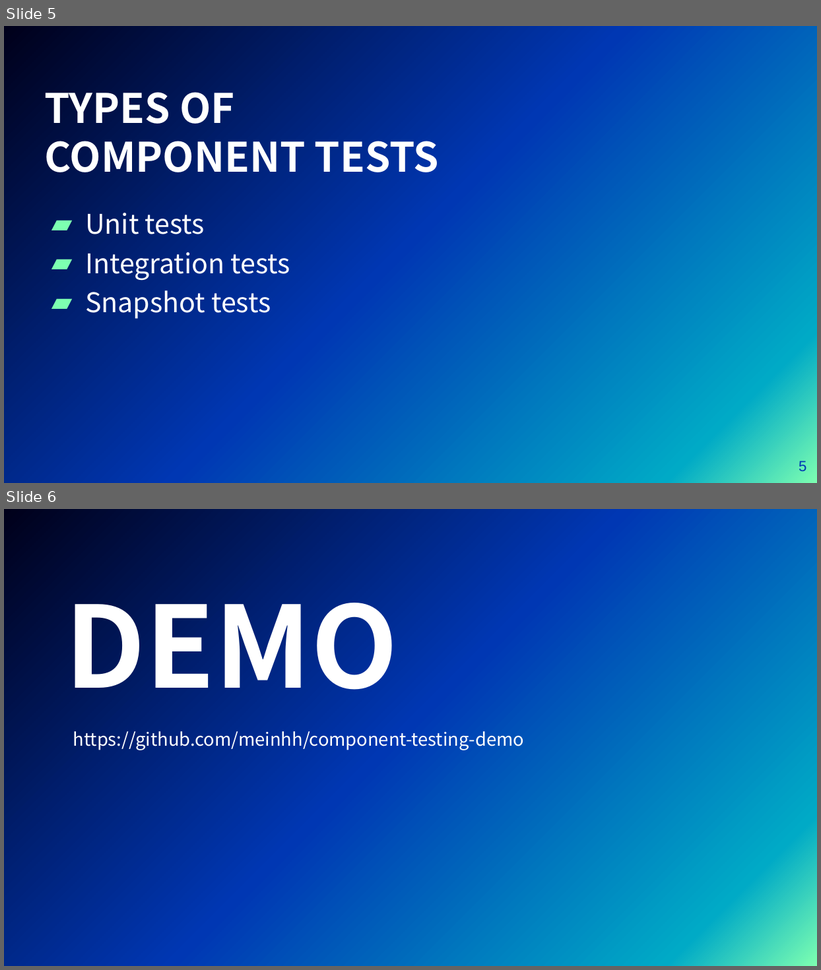
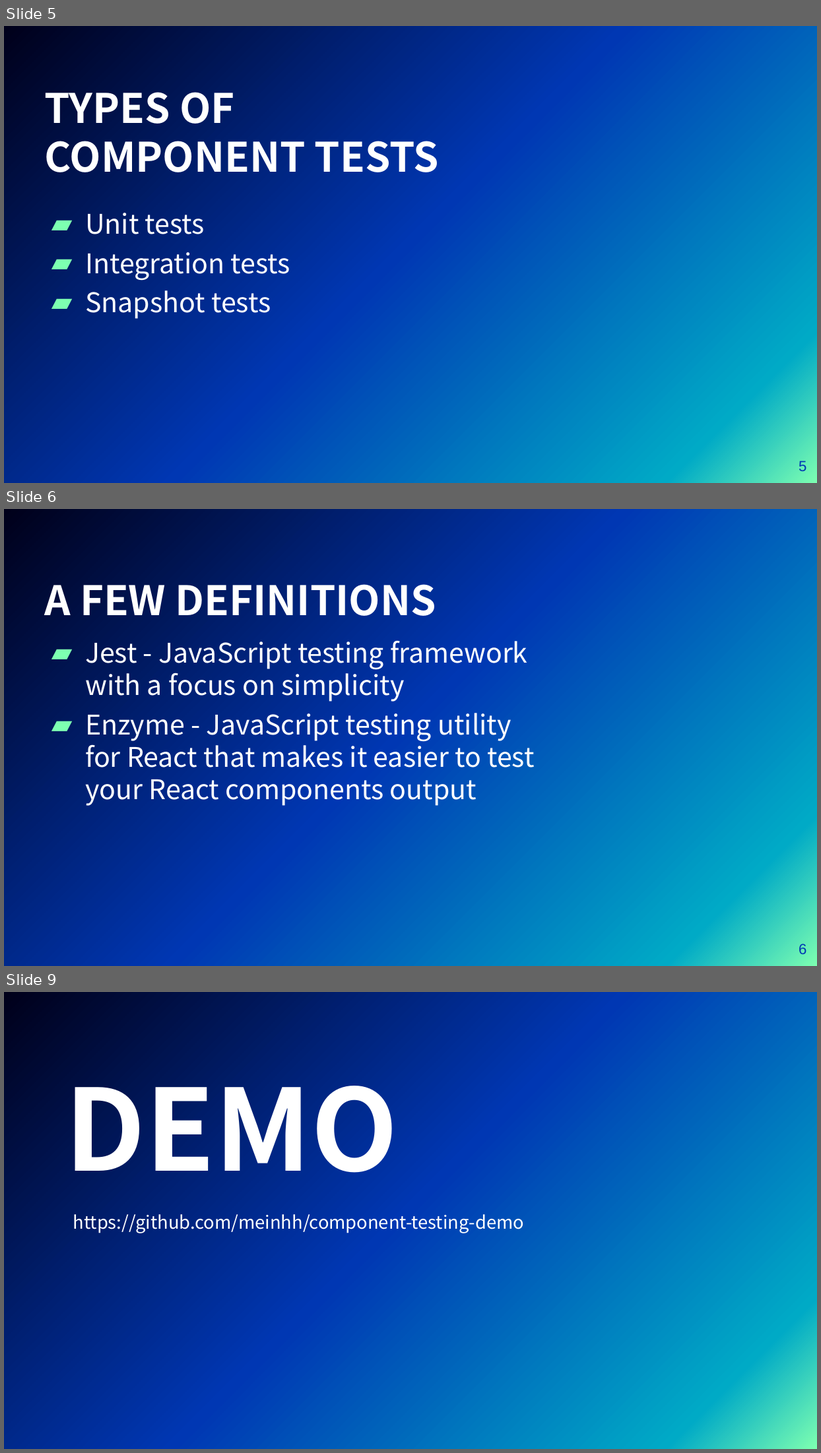
Before and after one commit to meinhh/component-testing-demo, a slide deck: presentation.pptx. Shown one above the other, each under a label of ours: slides 5 and 6 before the commit, slides 5, 6 and 9 after it; the slides between them are not shown. The pictures are 821x970 and 821x1453 pixels, drawn with LibreOffice and Linux fonts; fonts in the diff are those of the drawing; background and template pictures are left out. Boxes give left, top, right and bottom in pixels: in the first picture for what was removed or moved away, otherwise in the second. Text is boxed around its words. In the diff, an @@ line names an element or a change of style, - is before the commit and + after.

Commit message:
presentation updates - enzyme

```diff
--- a/presentation.pptx
+++ b/presentation.pptx
@@ slide 6 added at (4,509,817,966), background picture (left out) @@
@@ title added at (45,574,436,621), 36 pt, text #FFFFFF, bold @@
+A FEW DEFINITIONS
@@ text added at (85,640,534,806), 24 pt, text #FFFFFF @@
+▰ Jest - JavaScript testing framework with a focus on simplicity
+▰ Enzyme - JavaScript testing utility for React that makes it easier to test your React components output
@@ page number added at (799,944,807,955), 13 pt, text #0037B3 @@
+6
@@ what was slide 6 is now slide 9 @@
```
Also in this commit, not shown: 2 other slides added.
